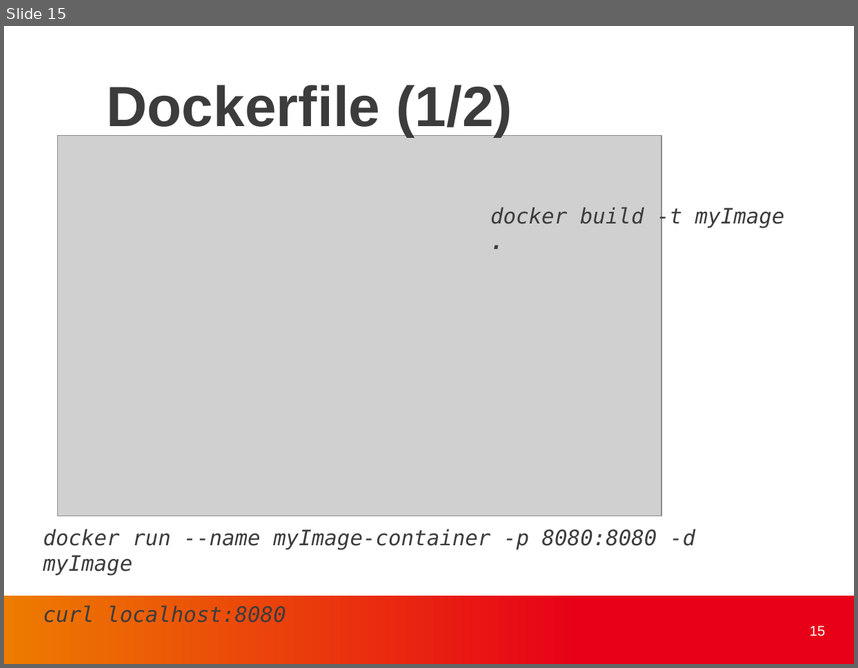
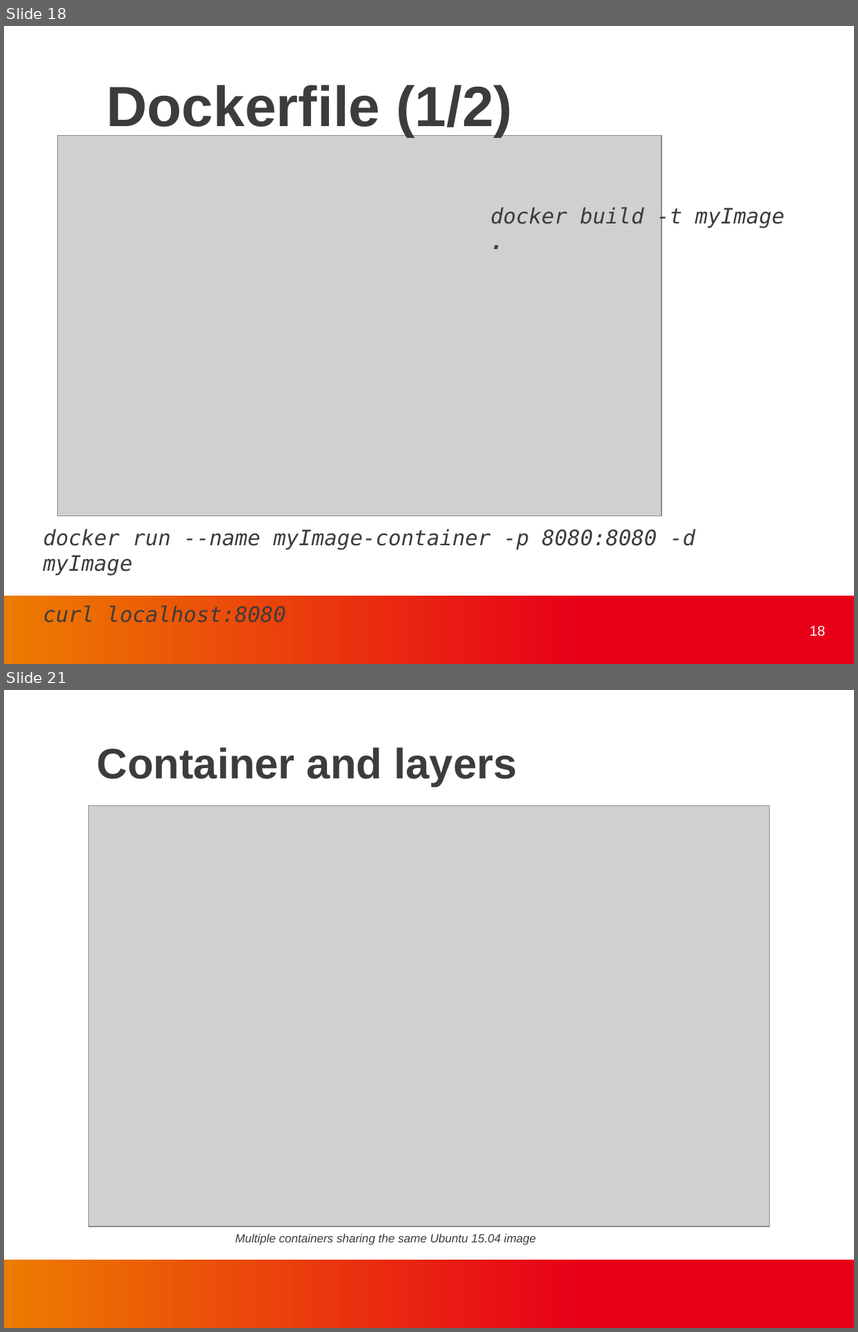
Before and after one commit to finneon/docker, a slide deck: docker_present.pptx. Shown one above the other, each under a label of ours: slide 15 before the commit, slides 18 and 21 after it; the slides between them are not shown. The pictures are 858x668 and 858x1332 pixels, drawn with LibreOffice and Linux fonts; fonts in the diff are those of the drawing; grey boxes stand for pictures; background and template pictures are left out. Boxes give left, top, right and bottom in pixels: in the first picture for what was removed or moved away, otherwise in the second. Text is boxed around its words. In the diff, an @@ line names an element or a change of style, - is before the commit and + after.

Commit message:
Update docker_present slide
- Add docker layers
- VM vs docker
- docker volumes

```diff
--- a/docker_present.pptx
+++ b/docker_present.pptx
@@ slide 21 added at box(4, 690, 854, 1328), background #FFFFFF; not listed: 1 template element that a slide beside it also shows @@
@@ text added at box(97, 747, 517, 787), 36 pt, text #3C3C3C, bold @@
+Container and layers
@@ picture added at box(89, 806, 770, 1226) @@
@@ text added at box(235, 1233, 537, 1245), 10 pt, text #3C3C3C, italic @@
+Multiple containers sharing the same Ubuntu 15.04 image
@@ what was slide 15 is now slide 18 @@
@@ page number at box(810, 625, 826, 636): text changed @@
-15
+18
```
Also in this commit, not shown: 5 slides changed, 6 other slides added.
